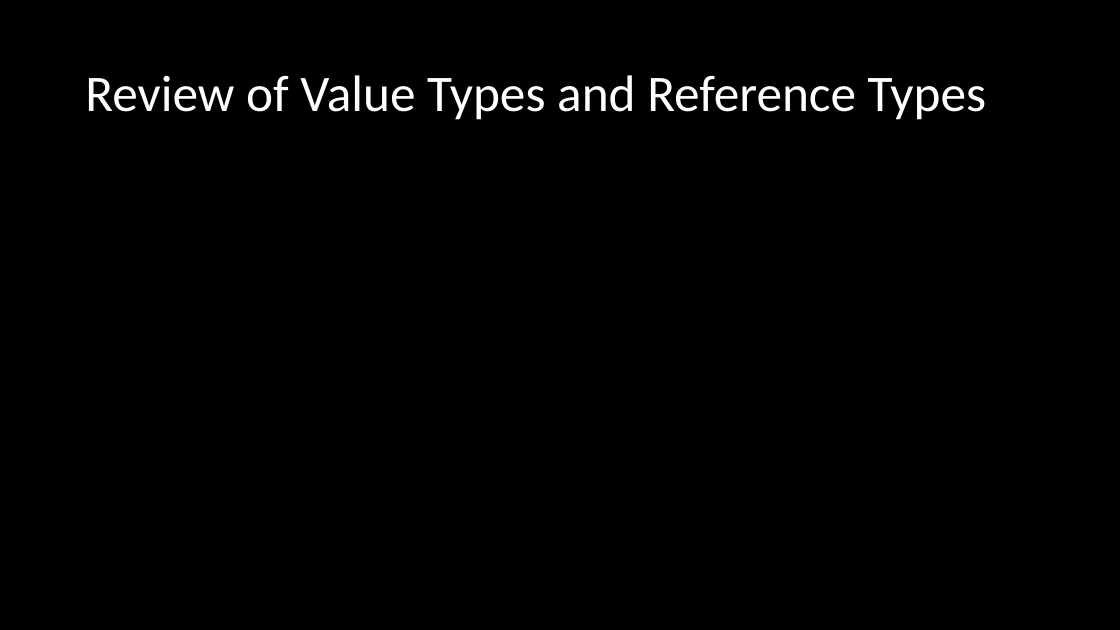
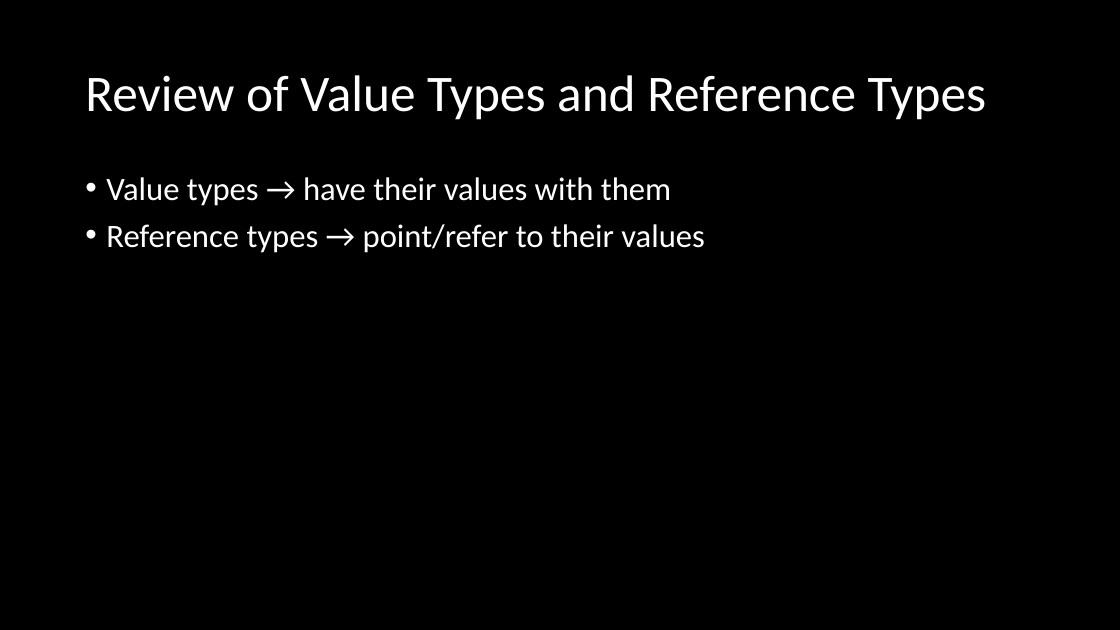
Before and after one commit to microsoft/Flash_University, a slide deck: slide 3 of CLR_via_CSharp/Chapter8/Presentation1.pptx. Drawn at 1120x630 pixels with LibreOffice and Linux fonts; fonts in the diff are those of the drawing. Boxes give left, top, right and bottom in pixels: in the first picture for what was removed or moved away, otherwise in the second. Text is boxed around its words. In the diff, an @@ line names an element or a change of style, - is before the commit and + after.

```diff
--- a/CLR_via_CSharp/Chapter8/Presentation1.pptx
+++ b/CLR_via_CSharp/Chapter8/Presentation1.pptx
@@ text added at (106, 177, 705, 253), 28 pt, text #FFFFFF @@
+• Value types → have their values with them
+• Reference types → point/refer to their values
```
Also in this commit, not shown: 1 other slide changed, 3 other files.
